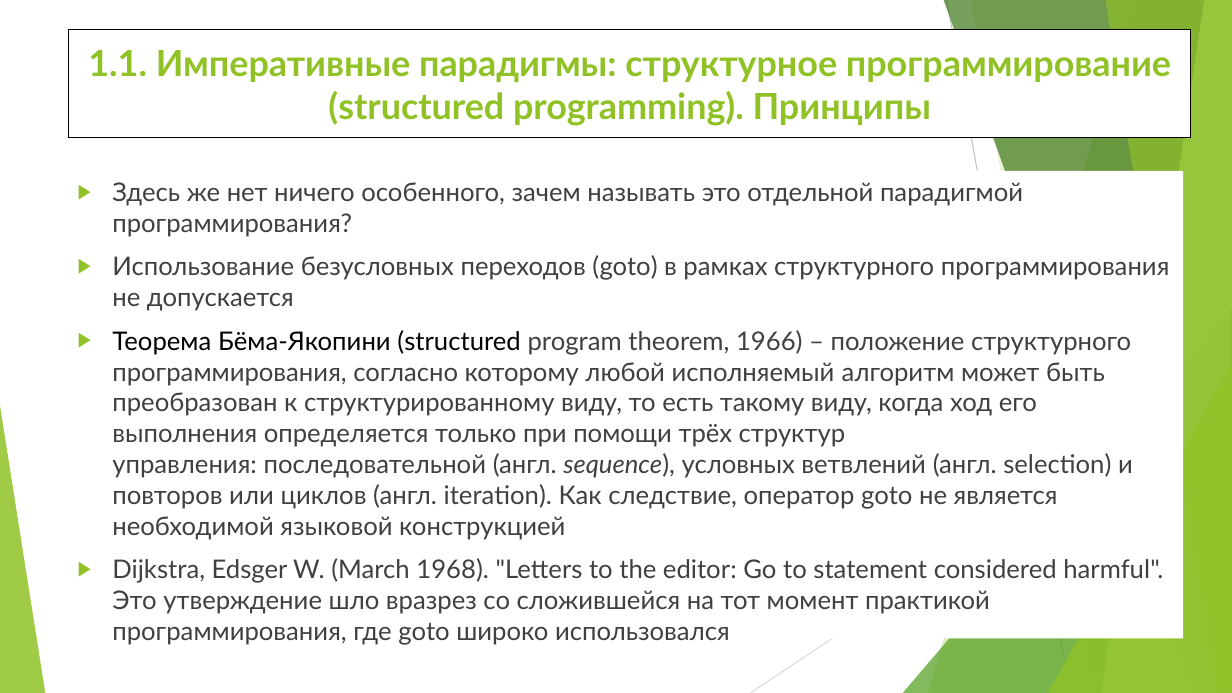
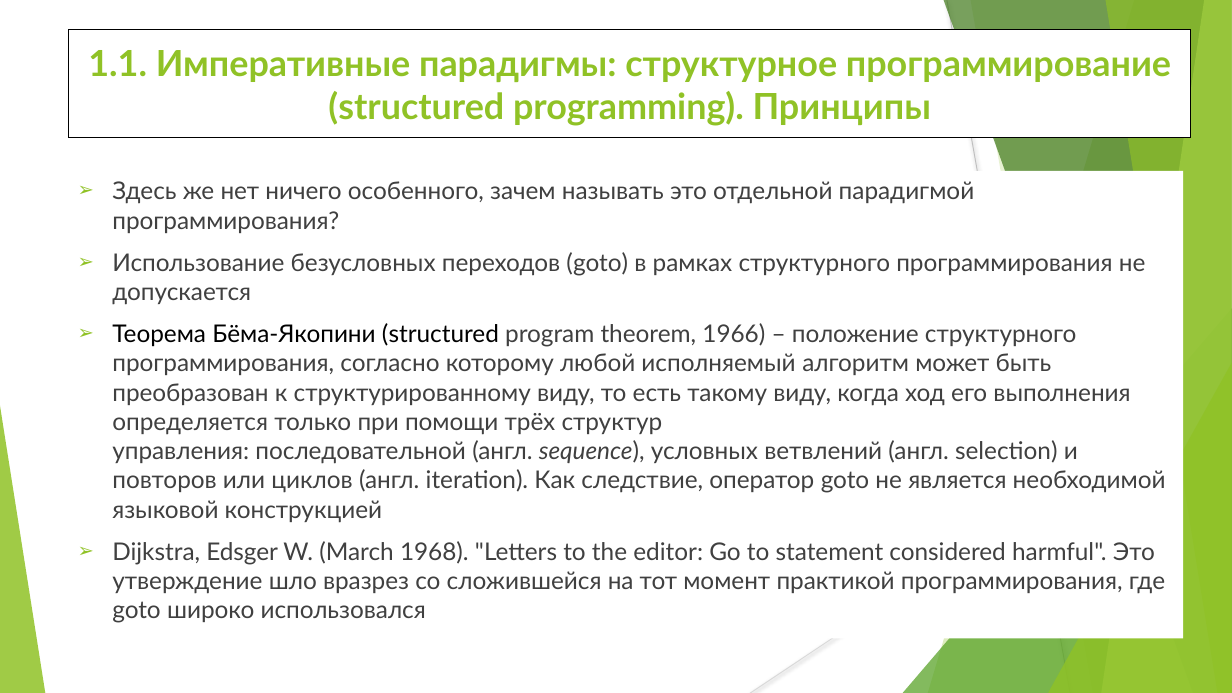
Before and after one commit to WhiteCatStudies/lectures, a slide deck: slide 6 of pt1/lectures/lecture1/lecture1.pptx. Drawn at 1232x693 pixels with LibreOffice and Linux fonts; fonts in the diff are those of the drawing. Boxes give left, top, right and bottom in pixels: in the first picture for what was removed or moved away, otherwise in the second. Text is boxed around its words. In the diff, an @@ line names an element or a change of style, - is before the commit and + after.

```diff
--- a/pt1/lectures/lecture1/lecture1.pptx
+++ b/pt1/lectures/lecture1/lecture1.pptx
@@ text "Здесь же нет ничего особенного, ..." moved from (x1=68, y1=171, x2=1183, y2=639) to (x1=112, y1=181, x2=1166, y2=623) @@
@@ text "Здесь же нет ничего особенного, ..." at (x1=112, y1=181, x2=1166, y2=623): size 20 to 19 pt; bullet ▶ to ➢; list level 3 to 1 in "Использование безусловных переходов (goto) в ..."; list level 3 to 1 in "Теорема Бёма-Якопини (structured program theorem, ..." @@
```
Also in this commit, not shown: 26 other slides changed, 3 other files.
